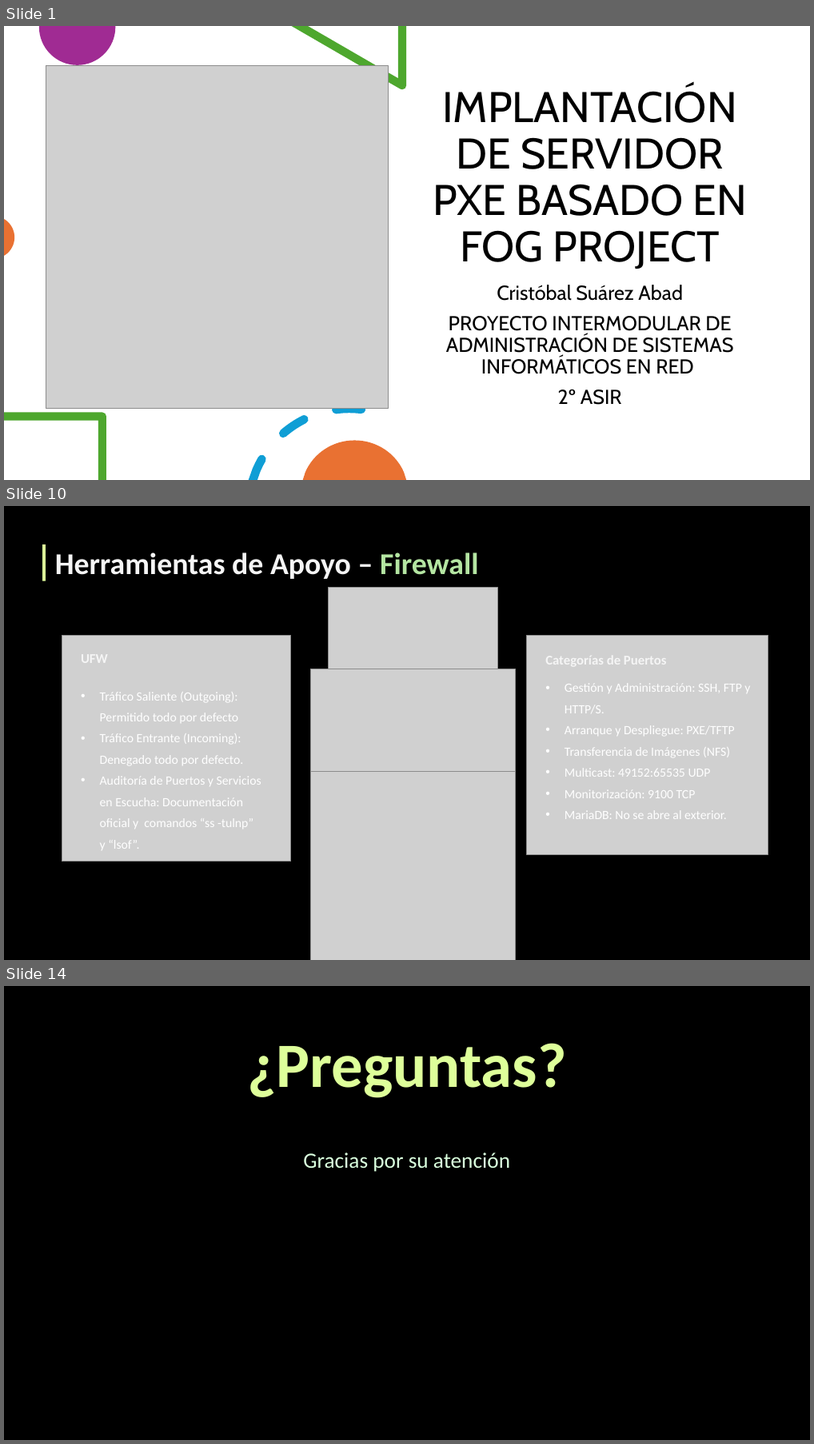
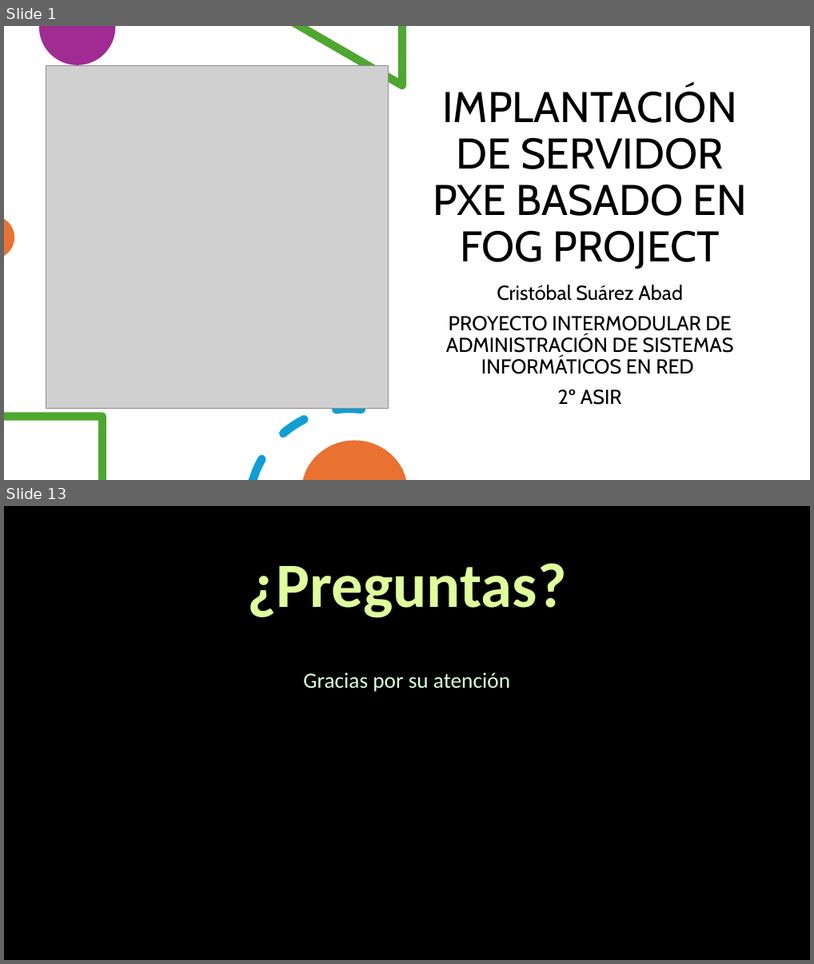
Before and after one commit to cristobal90palma/fog_project_2ASIR_2025-26, a slide deck: Documentación/Presentación.pptx. Shown one above the other, each under a label of ours: slides 1, 10 and 14 before the commit, slides 1 and 13 after it; the slides between them are not shown. The pictures are 814x1444 and 814x964 pixels, drawn with LibreOffice and Linux fonts; fonts in the diff are those of the drawing; grey boxes stand for pictures. Boxes give left, top, right and bottom in pixels: in the first picture for what was removed or moved away, otherwise in the second. Text is boxed around its words. In the diff, an @@ line names an element or a change of style, - is before the commit and + after.

```diff
--- a/Documentación/Presentación.pptx
+++ b/Documentación/Presentación.pptx
@@ slide 10 removed at (4,506,810,960), background #000000 @@
@@ rectangle removed at (42,544,46,581) @@
@@ text removed at (55,552,478,579) @@
-Herramientas de Apoyo – Firewall
@@ picture removed at (329,587,498,687) @@
@@ picture removed at (62,636,291,862) @@
@@ picture removed at (526,636,769,855) @@
@@ text removed at (81,650,108,666) @@
-UFW
@@ picture removed at (311,669,516,875) @@
@@ text removed at (546,652,667,668) @@
-Categorías de Puertos
@@ text removed at (100,692,262,850) @@
-• Tráfico Saliente (Outgoing): Permitido todo por defecto
-• Tráfico Entrante (Incoming): Denegado todo por defecto.
-• Auditoría de Puertos y Servicios en Escucha: Documentación oficial y comandos “ss -tulnp” y “lsof”.
@@ text removed at (565,683,750,819) @@
-• Gestión y Administración: SSH, FTP y HTTP/S.
-• Arranque y Despliegue: PXE/TFTP
-• Transferencia de Imágenes (NFS)
-• Multicast: 49152:65535 UDP
-• Monitorización: 9100 TCP
-• MariaDB: No se abre al exterior.
@@ picture removed at (311,772,516,960) @@
@@ what was slide 14 is now slide 13 @@
```
Also in this commit, not shown: 10 slides changed, 1 slide added, 1 other slide removed.
